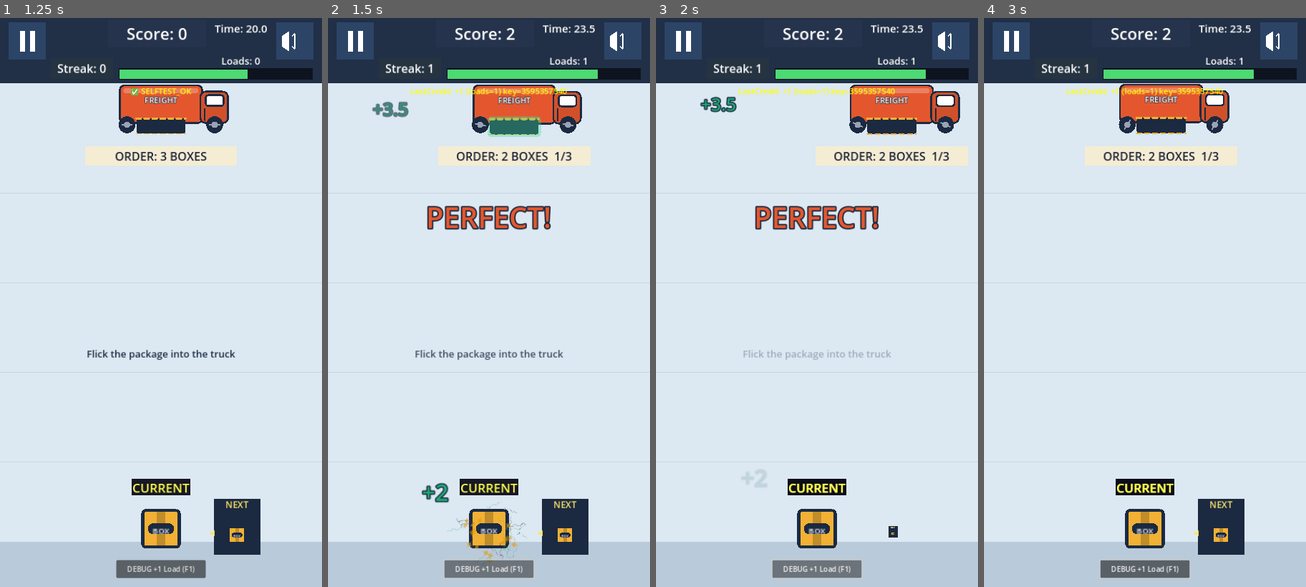
Above: before the commit, frames 1-4 (left to right).
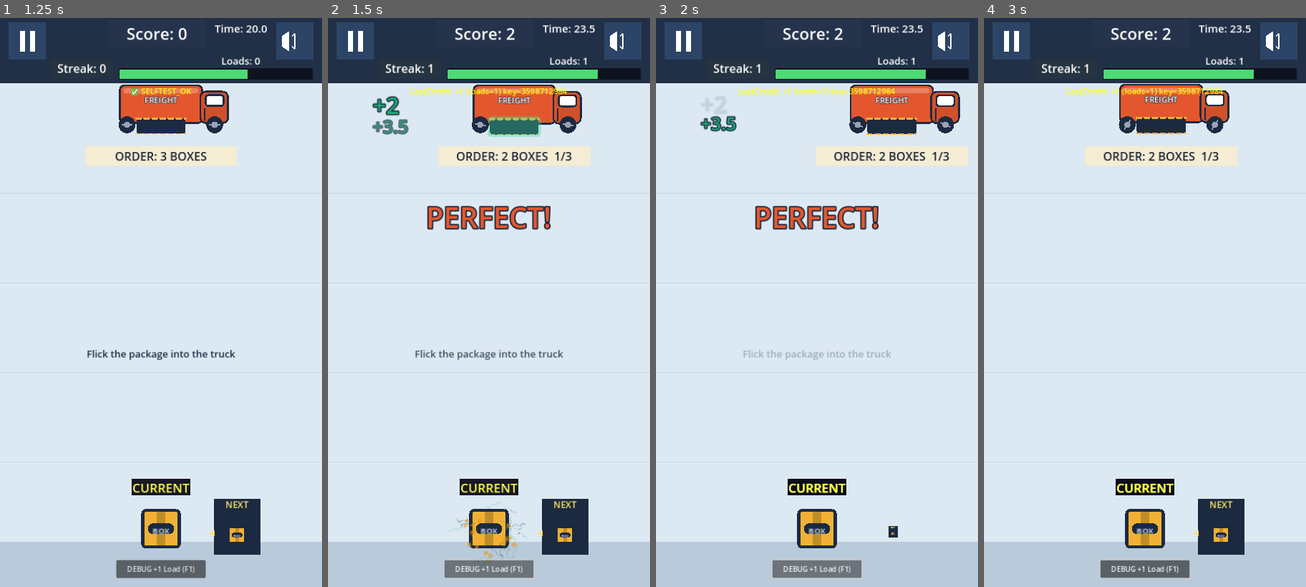
Above: after the commit, the same moments.

Repository: shaharFranses/flick-freight
Game: Godot game, scene res://scenes/main.tscn
The game is run twice, just before and just after one commit, with the same random seed, the same clock (stepped at 60 frames per second) and the same inputs.
Inputs (mouse positions are in pixels of both pictures, inside the frame that each line leads up to):
- Up to frame 1 (1.25 s): move the mouse to (231, 274) at 0.52 s; click (231, 274) at 0.67 s; tap Space (ui_select) at 0.77 s
- Up to frame 2 (1.5 s): click "DEBUG +1 Load (F1)" at 1.25 s
- Up to frame 3 (2 s): no input
- Up to frame 4 (3 s): drag from (1080, 330) to (1219, 131) at 2.02 s; move the mouse to (1177, 171) at 2.77 s; click (1177, 171) at 2.92 s

Frame 1 is identical in both runs. In frame 2, 0.7% of the frame differs, in the area x 13-75%, y 12-86%; in frame 3, 0.6%; in frame 4, less than 0.1%.

Commit message:
r4: +N and time pops share one side column (no overlap)

Diff:
--- a/scripts/game_manager.gd
+++ b/scripts/game_manager.gd
@@ -1003,7 +1003,10 @@
 		if hero and hero.has_method("hit_pulse"):
 			hero.hit_pulse(Art.MINT)
 	var score_label = Label.new()
-	score_label.position = pos - Vector2(120, 70)
+	# r4: +N sits at the top of the side column beside the truck (time pops stack under it)
+	var _bn = get_tree().root.get_node_or_null("Main/World/TruckBay")
+	var _bx = _bn.global_position.x if _bn else 360.0
+	score_label.position = Vector2(_bx + 176.0 if _bx < 360.0 else _bx - 260.0, 172.0)
 	score_label.text = "+%d" % score_value
 	score_label.add_theme_font_size_override("font_size", 40)
 	score_label.add_theme_color_override("font_color", Color("#1FA673"))  # darker mint for the light field
@@ -1013,8 +1016,7 @@
 	world.add_child(score_label)
 	var tween = score_label.create_tween()
 	tween.set_parallel(true)
-	score_label.position.y = max(score_label.position.y, 165.0)
-	tween.tween_property(score_label, "position", Vector2(pos.x - 170, max(pos.y - 150, 165.0)), 0.5 * dm).set_trans(Tween.TRANS_QUAD).set_ease(Tween.EASE_OUT)
+	tween.tween_property(score_label, "position:y", 166.0, 0.5 * dm).set_trans(Tween.TRANS_QUAD).set_ease(Tween.EASE_OUT)
 	tween.tween_property(score_label, "scale", Vector2(1.3, 1.3), 0.12).set_trans(Tween.TRANS_BACK).set_ease(Tween.EASE_OUT)
 	tween.chain().tween_property(score_label, "modulate:a", 0.0, 0.2 * dm)
 	tween.chain().tween_callback(score_label.queue_free)
--- a/scripts/ui_manager.gd
+++ b/scripts/ui_manager.gd
@@ -687,19 +687,19 @@
 	var bayn = get_node_or_null("/root/Main/World/TruckBay")
 	var bx = bayn.global_position.x if bayn else 360.0
 	var side_x = bx + 176.0 if bx < 360.0 else bx - 176.0 - 84.0
-	l.position = Vector2(side_x, 178.0 + 44.0 * slot) if amount > 0 else from_pos + Vector2(-40, -30)
+	l.position = Vector2(side_x, 224.0 + 44.0 * slot) if amount > 0 else from_pos + Vector2(-40, -30)
 	l.position.x = clamp(l.position.x, 8.0, 640.0)
 	$UI.add_child(l)
 	# r4: never travel into the HUD band / bar: float up to just below it and fade
 	l.position.y = max(l.position.y, 185.0)
-	var target = Vector2(l.position.x, max(l.position.y - 30.0, 172.0)) if amount > 0 else Vector2(l.position.x, max(l.position.y - 60.0, 175.0))
+	var target = Vector2(l.position.x, max(l.position.y - 20.0, 214.0)) if amount > 0 else Vector2(l.position.x, max(l.position.y - 60.0, 175.0))
 	var dur = 0.6 * (3.0 if game_manager.qa_mode else 1.0)
 	var tw = l.create_tween()
 	if amount > 0:
 		l.modulate.a = 0.0
 		tw.tween_interval((0.15 + 0.25 * slot) * (3.0 if game_manager.qa_mode else 1.0))
 		tw.tween_property(l, "modulate:a", 1.0, 0.05)
-		tw.tween_property(l, "position:y", max(l.position.y - 10, 175.0), 0.15)
+		tw.tween_property(l, "position:y", max(l.position.y - 10, 218.0), 0.15)
 	tw.tween_property(l, "position", target, dur).set_trans(Tween.TRANS_CUBIC).set_ease(Tween.EASE_IN)
 	tw.tween_property(l, "modulate:a", 0.0, 0.15)
 	tw.tween_callback(func():
